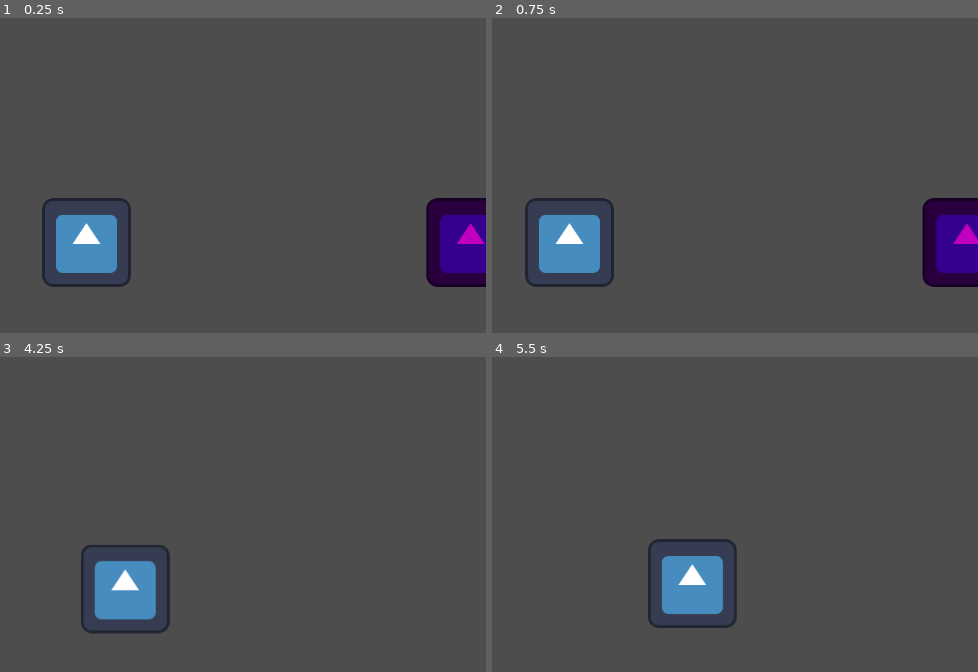
Above: before the commit, frames 1-4 (two rows, left to right).
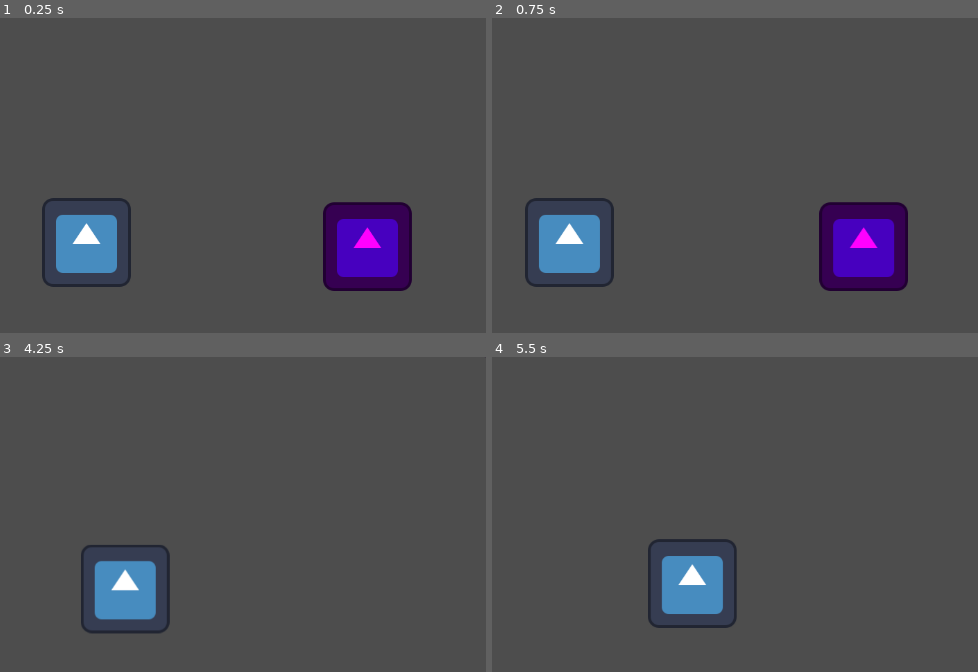
Above: after the commit, the same moments.

Repository: Nightshade2023/GGJ25
Game: Godot game, scene res://Scenes/test_daniel.tscn
The game is run twice, just before and just after one commit, with the same random seed, the same clock (stepped at 60 frames per second) and the same inputs. The project has no main scene, so this scene is started directly. The engine's default icon, where the game draws it, is replaced by a stand-in: a white triangle on a blue panel in a dark square.
Inputs:
- Up to frame 1 (0.25 s): no input
- Up to frame 2 (0.75 s): tap Enter at 0.5 s; hold A (A) from 0.53 s (still down)
- Up to frame 3 (4.25 s): tap D (D) at 0.8, 1.35, 3.05 s; release A (A) at 1.28 s; tap S (S) at 1.55, 3.8 s; hold S (S) 2.03-2.78 s; tap A (A) at 2.3, 2.85 s; hold D (D) from 3.53 s (still down)
- Up to frame 4 (5.5 s): release D (D) at 4.28 s; tap S (S) at 4.35 s; tap A (A) at 4.55 s; hold D (D) from 5.03 s (still down); tap Shift (Shift) at 5.1 s

The runs differ from the first frame. In frame 1, 8.6% of the frame differs, in the area x 66-100%, y 57-87%; in frame 2, 8.3%; in frame 3, less than 0.1%; in frame 4, nothing differs.

Commit message:
Change Effect Method
Switch from composition to inheritance

Diff:
--- /dev/null
+++ b/ggj25/Scenes/Bubble_Effects/o2.tscn
@@ -0,0 +1,17 @@
+[gd_scene load_steps=4 format=3 uid="uid://2yibdk8hrku7"]
+
+[ext_resource type="Script" path="res://Scripts/o_2.gd" id="1_bcyyn"]
+[ext_resource type="Texture2D" uid="uid://cb887bc6161ia" path="res://icon.svg" id="2_lhphc"]
+
+[sub_resource type="CircleShape2D" id="CircleShape2D_y646h"]
+radius = 72.1734
+
+[node name="Bubble" type="Area2D"]
+script = ExtResource("1_bcyyn")
+
+[node name="CollisionShape2D" type="CollisionShape2D" parent="."]
+shape = SubResource("CircleShape2D_y646h")
+
+[node name="Sprite2D" type="Sprite2D" parent="."]
+modulate = Color(1, 0, 1, 1)
+texture = ExtResource("2_lhphc")
--- a/ggj25/Scenes/bubble.tscn
+++ /dev/null
@@ -1,19 +0,0 @@
-[gd_scene load_steps=4 format=3 uid="uid://cok0mta8jfa6h"]
-
-[ext_resource type="Texture2D" uid="uid://cb887bc6161ia" path="res://icon.svg" id="1_8mdqd"]
-[ext_resource type="Script" path="res://Scripts/bubble.gd" id="1_cbbhq"]
-
-[sub_resource type="CircleShape2D" id="CircleShape2D_6s4xl"]
-radius = 75.0
-
-[node name="Bubble" type="Area2D"]
-script = ExtResource("1_cbbhq")
-
-[node name="bubble_collider" type="CollisionShape2D" parent="."]
-shape = SubResource("CircleShape2D_6s4xl")
-
-[node name="Sprite2D" type="Sprite2D" parent="."]
-modulate = Color(0.752944, 0.000398138, 0.744071, 1)
-texture = ExtResource("1_8mdqd")
-
-[connection signal="body_entered" from="." to="." method="_on_body_entered"]
--- a/ggj25/Scenes/test_daniel.tscn
+++ b/ggj25/Scenes/test_daniel.tscn
@@ -1,11 +1,11 @@
 [gd_scene load_steps=3 format=3 uid="uid://8pqwyyhpnmup"]
 
 [ext_resource type="PackedScene" uid="uid://fjevqv8p8fd4" path="res://Scenes/player.tscn" id="1_hf3ck"]
-[ext_resource type="PackedScene" uid="uid://cok0mta8jfa6h" path="res://Scenes/bubble.tscn" id="2_s55p6"]
+[ext_resource type="PackedScene" uid="uid://2yibdk8hrku7" path="res://Scenes/Bubble_Effects/o2.tscn" id="2_ov3em"]
 
 [node name="Node2D" type="Node2D"]
 
 [node name="Player" parent="." instance=ExtResource("1_hf3ck")]
 
-[node name="Bubble" parent="." instance=ExtResource("2_s55p6")]
-position = Vector2(554, 0)
+[node name="Bubble" parent="." instance=ExtResource("2_ov3em")]
+position = Vector2(405, 6)
--- a/ggj25/Scripts/bubble.gd
+++ b/ggj25/Scripts/bubble.gd
@@ -1,15 +1,18 @@
 extends Area2D
+class_name Bubble
 
 
 # Called when the node enters the scene tree for the first time.
 func _ready() -> void:
-	pass # Replace with function body.
+	connect("body_entered", _on_body_entered)
 
 
 # Called every frame. 'delta' is the elapsed time since the previous frame.
 func _process(delta: float) -> void:
 	pass
 
+func do_behavior():
+	pass
 
 func _on_body_entered(body: Node2D) -> void:
 	print("GET AWAY!!")
--- /dev/null
+++ b/ggj25/Scripts/node_2d.gd
@@ -0,0 +1,11 @@
+extends Node2D
+
+
+# Called when the node enters the scene tree for the first time.
+func _ready() -> void:
+	pass # Replace with function body.
+
+
+# Called every frame. 'delta' is the elapsed time since the previous frame.
+func _process(delta: float) -> void:
+	pass
--- /dev/null
+++ b/ggj25/Scripts/o_2.gd
@@ -0,0 +1,5 @@
+extends Bubble
+
+
+func do_behavior():
+	pass
